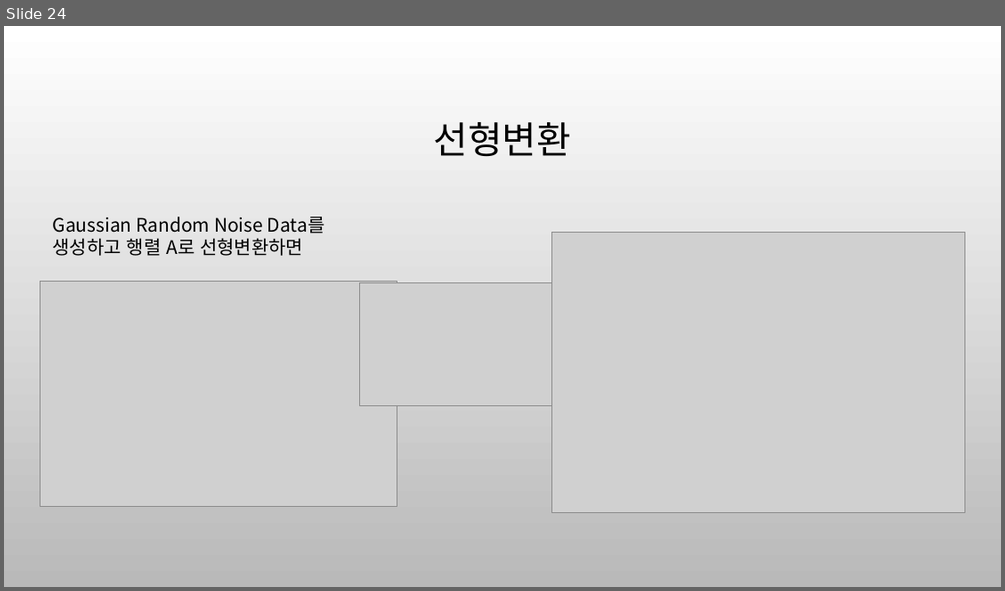
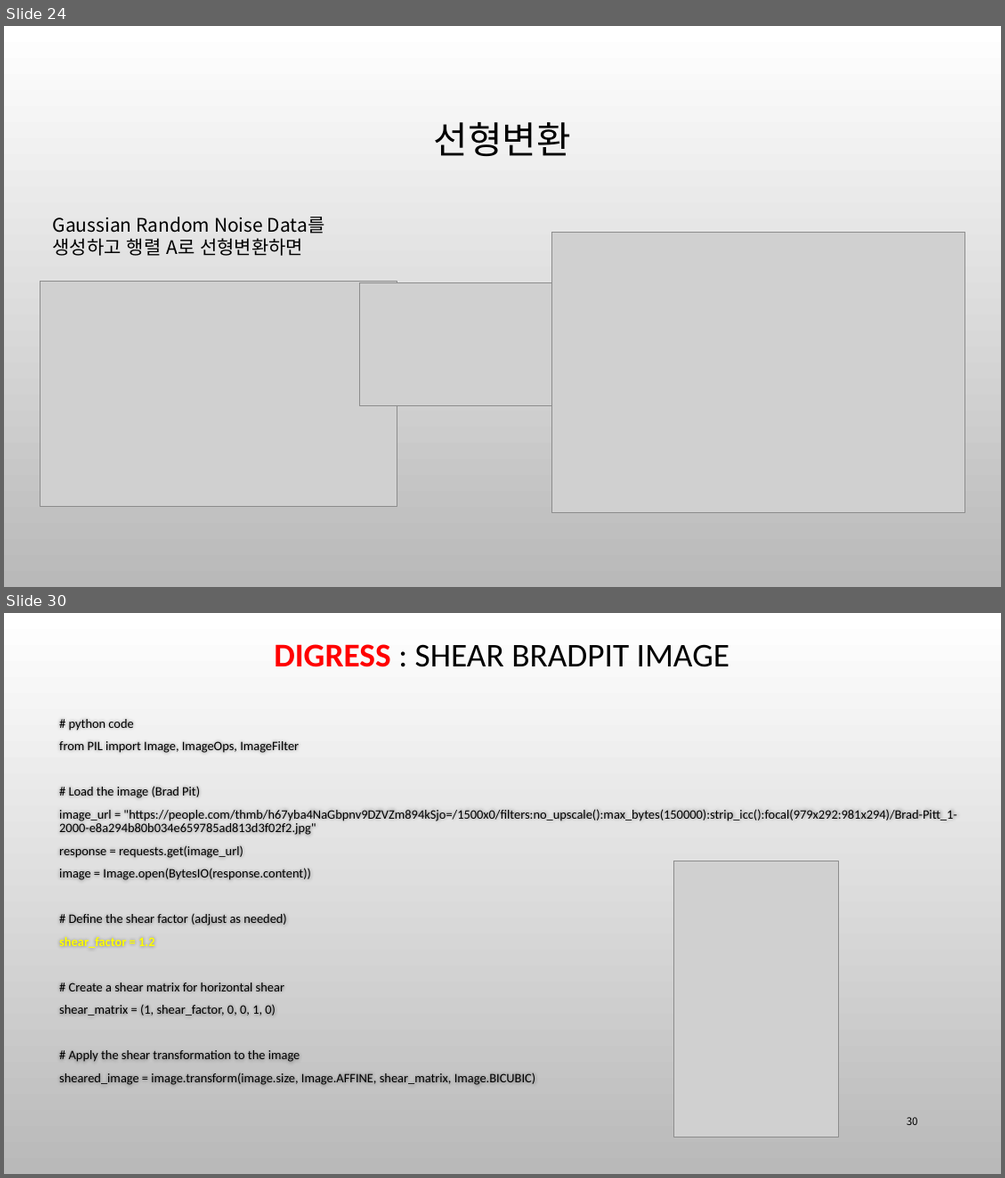
Before and after one commit to ancestor9/mathematics-for-machine-learning, a slide deck: 6_Matrix_vectors.pptx. Shown one above the other, each under a label of ours: slide 24 before the commit, slides 24 and 30 after it; the slides between them are not shown. The pictures are 1005x591 and 1005x1178 pixels, drawn with LibreOffice and Linux fonts; fonts in the diff are those of the drawing; grey boxes stand for pictures; background and template pictures are left out. Boxes give left, top, right and bottom in pixels: in the first picture for what was removed or moved away, otherwise in the second. Text is boxed around its words. In the diff, an @@ line names an element or a change of style, - is before the commit and + after.

```diff
--- a/6_Matrix_vectors.pptx
+++ b/6_Matrix_vectors.pptx
@@ slide 30 added at <box>4,613,1001,1174</box>, background picture (left out) @@
@@ title added at <box>274,644,729,667</box>, 32 pt, text #000000 @@
+DIGRESS : SHEAR BRADPIT IMAGE
@@ text added at <box>59,719,956,1085</box>, 12.4 pt, text #000000 @@
+# python code
+from PIL import Image, ImageOps, ImageFilter
+# Load the image (Brad Pit)
+image_url = "https://people.com/thmb/h67yba4NaGbpnv9DZVZm894kSjo=/1500x0/filters:no_upscale():max_bytes(150000):strip_icc():focal(979x292:981x294)/Brad-Pitt_1-2000-e8a294b80b034e659785ad813d3f02f2.jpg"
+response = requests.get(image_url)
+image = Image.open(BytesIO(response.content))
+# Define the shear factor (adjust as needed)
+shear_factor = 1.2
+# Create a shear matrix for horizontal shear
+shear_matrix = (1, shear_factor, 0, 0, 1, 0)
+# Apply the shear transformation to the image
+sheared_image = image.transform(image.size, Image.AFFINE, shear_matrix, Image.BICUBIC)
@@ picture added at <box>673,860,838,1136</box> @@
@@ page number added at <box>906,1117,918,1125</box>, 10 pt, text #000000 @@
+30
```
Also in this commit, not shown: 3 slides changed, 5 other slides added, 4 slides removed, 1 other file.
